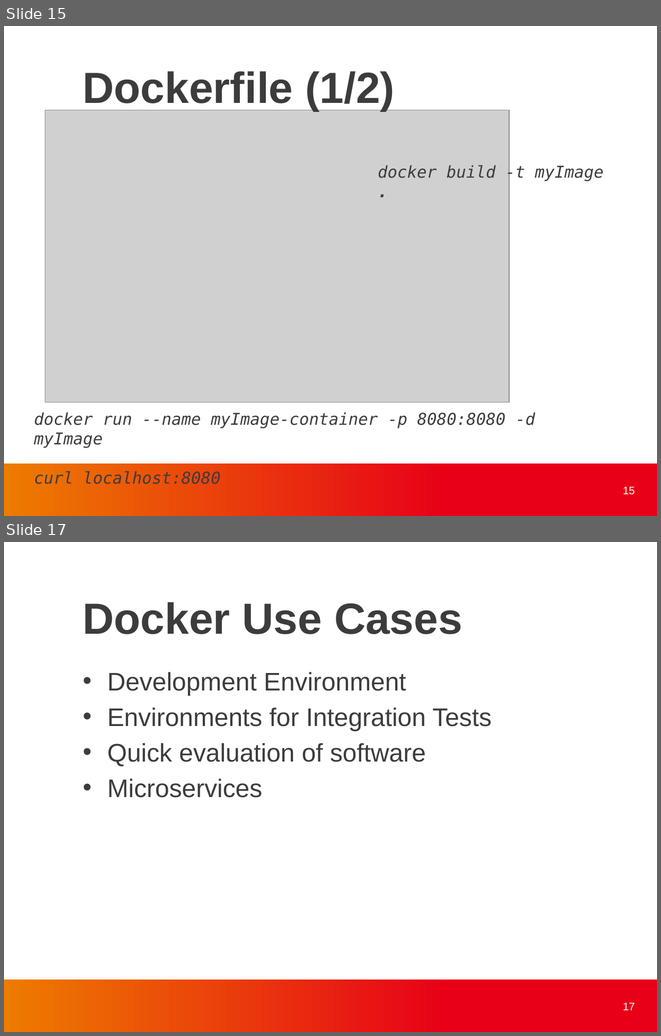
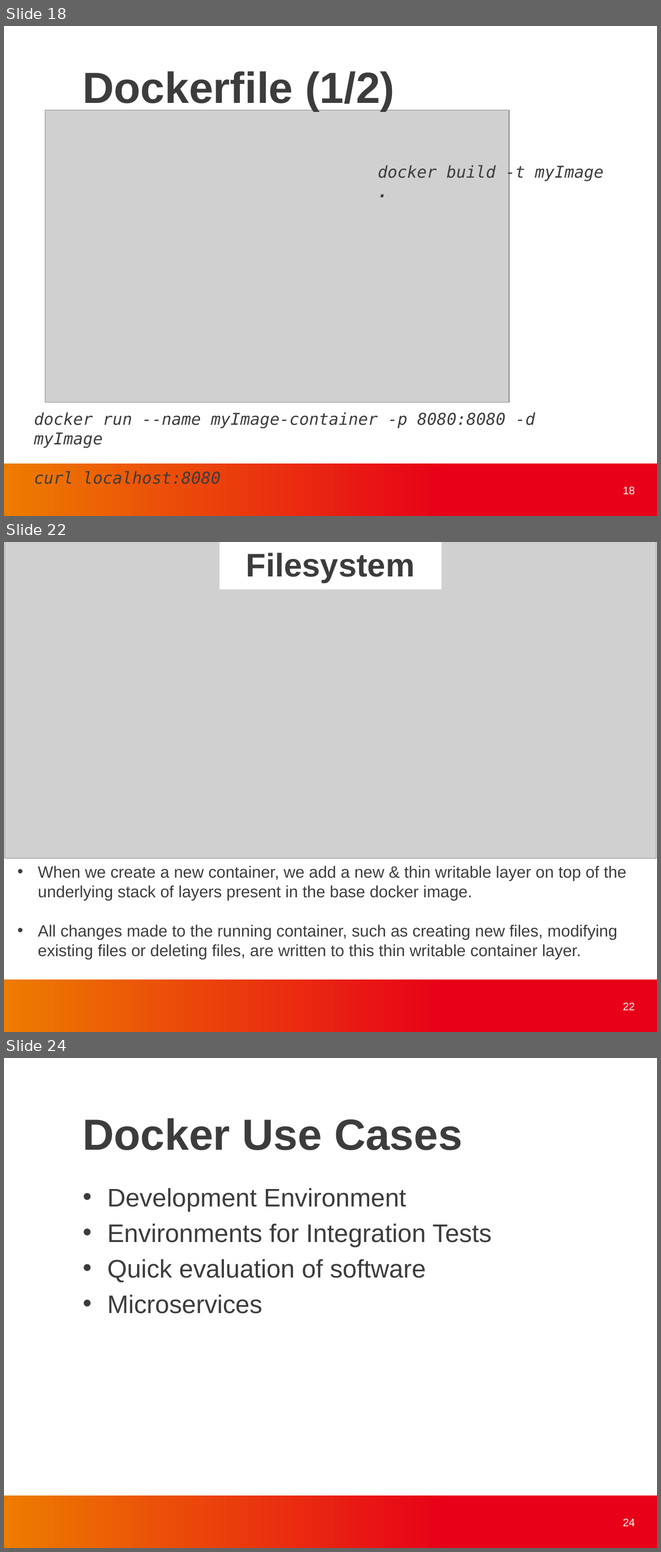
Before and after one commit to finneon/docker, a slide deck: docker_present.pptx. Shown one above the other, each under a label of ours: slides 15 and 17 before the commit, slides 18, 22 and 24 after it; the slides between them are not shown. The pictures are 661x1036 and 661x1552 pixels, drawn with LibreOffice and Linux fonts; fonts in the diff are those of the drawing; grey boxes stand for pictures; background and template pictures are left out. Boxes give left, top, right and bottom in pixels: in the first picture for what was removed or moved away, otherwise in the second. Text is boxed around its words. In the diff, an @@ line names an element or a change of style, - is before the commit and + after.

Commit message:
Update docker_present slide
- Add docker layers
- VM vs docker
- docker volumes

```diff
--- a/docker_present.pptx
+++ b/docker_present.pptx
@@ slide 22 added at box(4, 542, 657, 1032), background #FFFFFF; not listed: 1 template element that a slide beside it also shows @@
@@ picture added at box(5, 542, 656, 858) @@
@@ rectangle added at box(220, 542, 441, 589), fill #FFFFFF, 36 pt, text #3C3C3C, bold @@
+Filesystem
@@ text added at box(38, 865, 627, 959), 18 pt, text #3C3C3C @@
+• When we create a new container, we add a new & thin writable layer on top of the underlying stack of layers present in the base docker image.
+• All changes made to the running container, such as creating new files, modifying existing files or deleting files, are written to this thin writable container layer.
@@ page number added at box(623, 1002, 635, 1010), 12 pt, text #FFFFFF @@
+22
@@ what was slide 15 is now slide 18 @@
@@ page number at box(623, 486, 635, 495): text changed @@
-15
+18
@@ what was slide 17 is now slide 24 @@
@@ page number at box(623, 1518, 635, 1526): text changed @@
-17
+24
```
Also in this commit, not shown: 5 slides changed, 6 other slides added.
